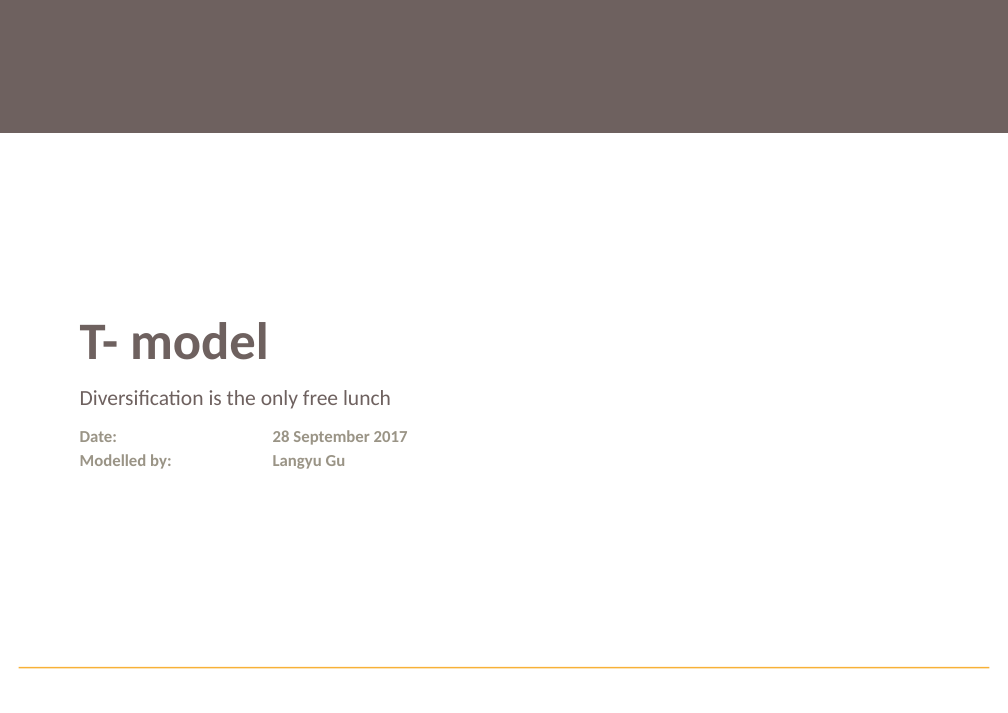
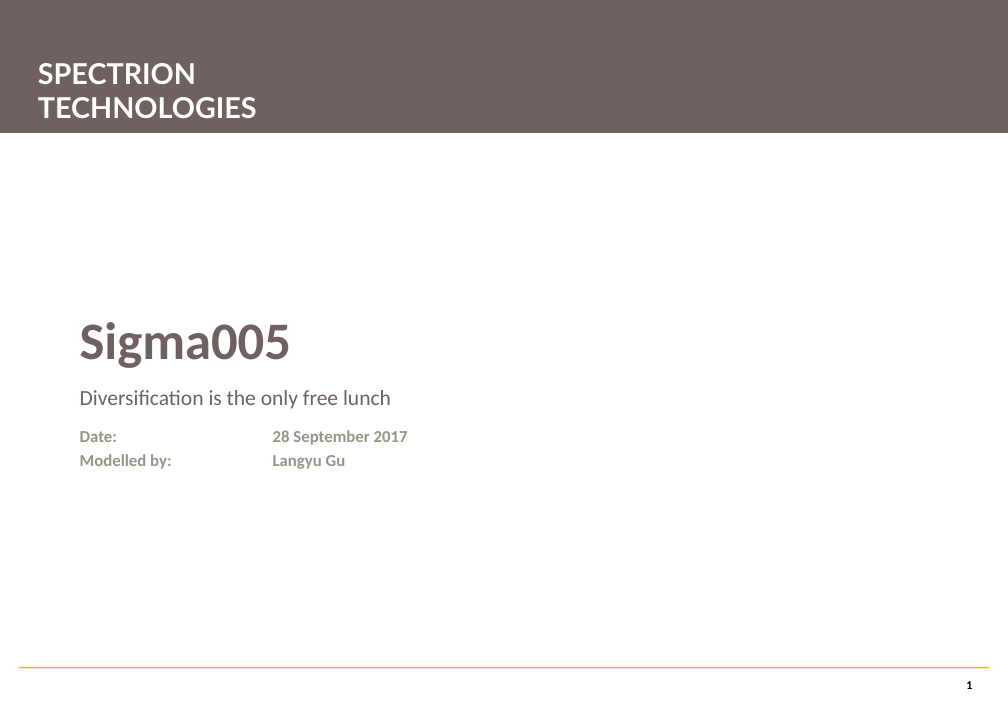
Before and after one commit to deano1949/VIX_subsys, a slide deck: slide 1 of Presentation/t-model.pptx. Drawn at 1008x713 pixels with LibreOffice and Linux fonts; fonts in the diff are those of the drawing. Boxes give left, top, right and bottom in pixels: in the first picture for what was removed or moved away, otherwise in the second. Text is boxed around its words. In the diff, an @@ line names an element or a change of style, - is before the commit and + after.

```diff
--- a/Presentation/t-model.pptx
+++ b/Presentation/t-model.pptx
@@ text added at (38, 63, 257, 118), 24 pt, text #FFFFFF, bold @@
+SPECTRION TECHNOLOGIES
@@ text at (80, 322, 292, 368): text changed @@
-T- model
+Sigma005
@@ page number added at (966, 681, 972, 689), 10 pt, text #000000, bold @@
+1
```
Also in this commit, not shown: 20 other slides changed, 27 other files.
